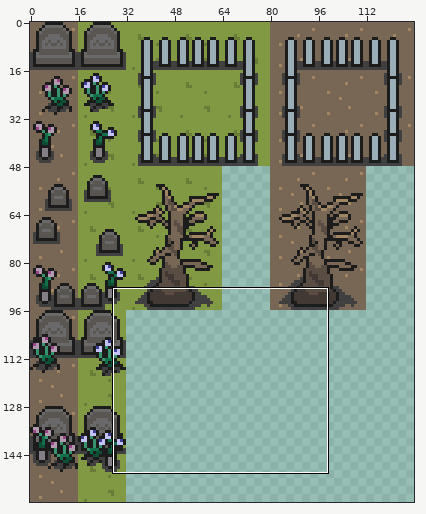
Two states of a pixel-art file, porytiles/islandgame_lumine_valley_of_peace/tileset.aseprite. The picture above shows the old version from afar; the outline marks the close-up.
Close-up. Earlier state:
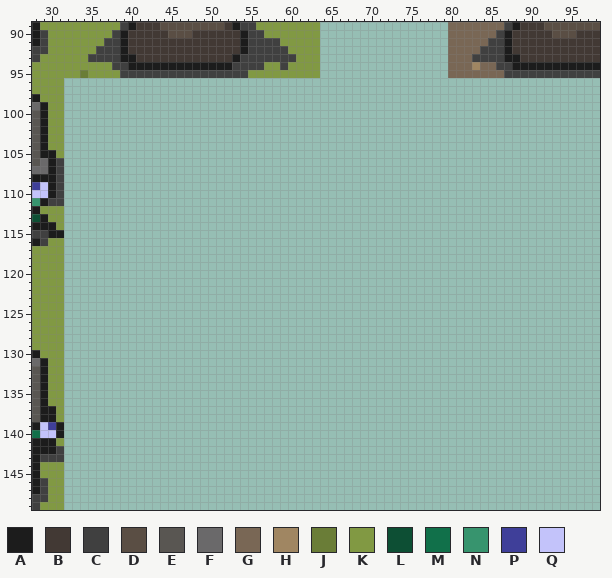
128x160 pixels, 1 frame. Shown: x 28..98, y 89..149.
Visible layers, top first: "middle", "bottom".
Palette (. is transparent): A #1c1c1c  B #423934  C #404040  D #5a4e44  E #595652  F #6a696a  G #796755  H #a08662  J #6a7d37  K #819943  L #0d4f34  M #11704a  N #37946e  P #3f3f99  Q #c3c3fa
Pixels before (only the part around the change), first column x 28:
 89 AKKKKKKKKKKCABBBDDDDDDDDBACCKKKKKKKK................GGGGGGGCABBBDDDDDDD
 90 ACKKKKKKKKCABBBBBDDDBBBBBBACCKKKKKKK................GGGGGGCABBBBBDDDBBB
 91 ACKKKKKKKCCABBBBBBBBBBBBBBACCCCKKKKK................GGGGGCCABBBBBBBBBBB
 92 CCKKKKKKCCCABBBBBBBBBBBBBBACCCCCKKKK................GGGGCCCABBBBBBBBBBB
 93 CKKKKKKCCCCAABBBBBBBBBBBBACCCCCCCKKK................GGGCCCCAABBBBBBBBBB
 94 KKKKKKKKKKCCAAAAAAAAAAAAACCCCKKCKKKK................GGGHGGCCAAAAAAAAAAA
 95 KKKKKKJKKKKCCCCCCCCCCCCCCCCKKKKKKKKK................GGGGGGGCCCCCCCCCCCC
 96 KKKK...................................................................
 97 KKKK...................................................................
 98 AKKK...................................................................
 99 FAKK...................................................................
100 EAKK...................................................................
101 EAKK...................................................................
102 EAKK...................................................................
103 EAKK...................................................................
104 EAKK...................................................................
105 EAAK...................................................................
106 EFAC...................................................................
107 FFAC...................................................................
108 AAAC...................................................................
109 PQAC...................................................................
110 QQAC...................................................................
111 NACC...................................................................
112 AKKK...................................................................
113 LAKK...................................................................
114 AAAK...................................................................
115 CCAA...................................................................
116 ACKK...................................................................
117 KKKK...................................................................
118 KKKK...................................................................
119 KKKK...................................................................
120 KKKK...................................................................
121 KKKK...................................................................
122 KKKK...................................................................
123 KKKK...................................................................
124 KKKK...................................................................
125 KKKK...................................................................
126 KKKK...................................................................
127 KKKK...................................................................
128 KKKK...................................................................
129 KKKK...................................................................
130 AKKK...................................................................
131 FAKK...................................................................
132 EAKK...................................................................
133 EAKK...................................................................
134 EAKK...................................................................
135 EAKK...................................................................
136 EAKK...................................................................
137 EAAK...................................................................
138 EAAK...................................................................
139 AQPA...................................................................
140 MQQA...................................................................
141 AAAK...................................................................
142 AAAC...................................................................
143 ACCC...................................................................
144 AKKK...................................................................
145 AKKK...................................................................
146 ACKK...................................................................
147 ACKK...................................................................
Once edited:
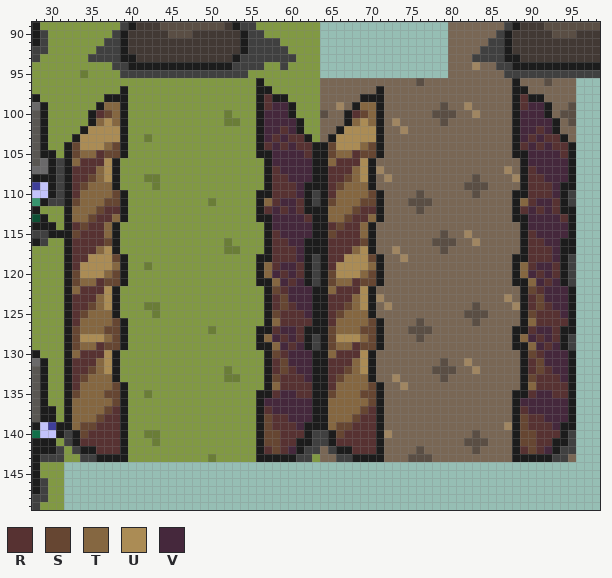
Colours new in this view: R #573232  S #664632  T #856741  U #ab8c55  V #45283c
Edits made:
Changed rows in their new state; - is an unchanged pixel.
Layers "middle", "bottom":
first column x 32:
 96 KKKKKKKKKKKKKKKKKKKKKKKKAKKKKKKKGGGGGGGGGGGGDGGGGGGGGGGGAGGGDGGG
 97 KKKKKKKAKKKKKKKKKKKKKKKKAAKKKKKKGGGGGGGAGGGGGGGGGGGGGGGGAAGGGGGG
 98 KKKKKAAAKKKKKKKKKKKKKKKKARAAKKKKGGGGGAAAGGGGGGGGGGGGGGGGARAAGGGG
 99 KKKKATTAKKKKKKKKKKKKKKKKARVVAKKKGGHGATTAGGGGGGGDGGHGGGGGARVVAGGD
100 KKKARSTAKKKKKKKKKKKKJKKKAVVVAKKKDGGARSTAGGGGGGDDDGGHGGGGAVVVAGDD
101 KKKATUTAKKKKKKKKKKKKJJKKAVVVVAKKGGGATUTAGHGGGGGDGGGGGGGGAVVVVAGD
102 KKAUUUUAKKKKKKKKKKKKKKKKAVVRVAKKGGAUUUUAGGHGGGGGGGGGGGGGAVVRVAGG
103 KAUUUUUAKKJKKKKKKKKKKKKKAVRVRRAKGAUUUUUAGGGGGGGGGGGGGGGGAVRVRRAG
104 ASUUUTSAKKKKKKKKKKKKKKKKARVRVRRAASUUUTSAGGGGGGGGGGGGGGGGARVRVRRA
105 ASTTRSSAKKKKKKKKKKKKKKKKAAVVVVRAASTTRSSAGGGGGGGGGGGGGGGGAAVVVVRA
106 ATRRRUAKKKKKKKKKKKKKKKKKKAVVVVVAATRRRUAGGGGGGGGGGGGGGGGGGAVVVVVA
107 ARRRTUAKKKKKKKKKKKKKKKKKKARVVVVAARRRTUAHGGGGGGGGGGGGGGGHGARVVVVA
108 ARRSTUAKKKJJKKKKKKKKKKKKKARRVVVAARRSTUAGHGGGGGGGGGGDGGGGHARRVVVA
109 ARSTTTAKKKKJKKKKKKKKKKKKKARRRVAAARSTTTAGGGGGGGGGGGDDDGGGGARRRVAA
110 ARTTTTSAKKKKKKKKKKKKKKKKAARRRVACARTTTTSAGGGGDGGGGGGDGGGGAARRRVAC
111 ASTTTSSAKKKKKKKKKKJKKKKKATRVVRACASTTTSSAGGGDDDGGGGGGGGGGATRVVRAC
112 ATTTSRRAKKKKKKKKKKKKKKKKARVRVRAAATTTSRRAGGGGDGGGGGGGGGGGARVRVRAA
113 ATTSRRTAKKKKKKKKKKKKKKKKAAVVVVRAATTSRRTAGGGGGGGGGGGGGGGGAAVVVVRA
114 ARSRRTAKKKKKKKKKKKKKKKKKKAVVVVVAARSRRTAGGGGGGGGGGGGGGGGGGAVVVVVA
115 ASRRRTAKKKKKKKKKKKKKKKKKKARVVVVAASRRRTAGGGGGGGGDGGHGGGGGGARVVVVA
116 ARRRRSAKKKKKKKKKKKKKJKKKKARRVVAAARRRRSAGGGGGGGDDDGGHGGGGGARRVVAA
117 ARRRTUAKKKKKKKKKKKKKJJKKKARRRVAAARRRTUAGGHGGGGGDGGGGGGGGGARRRVAA
118 ARRUUUSAKKKKKKKKKKKKKKKKAARRRVACARRUUUSAGGHGGGGGGGGGGGGGAARRRVAC
119 ARUUUUTAKKJKKKKKKKKKKKKKATRVVRACARUUUUTAGGGGGGGGGGGGGGGGATRVVRAC
120 ASUUUTSAKKKKKKKKKKKKKKKKATVRVRACASUUUTSAGGGGGGGGGGGGGGGGATVRVRAC
121 ASTTRSSAKKKKKKKKKKKKKKKKAATVRVACASTTRSSAGGGGGGGGGGGGGGGGAATVRVAC
122 ATRRRUAKKKKKKKKKKKKKKKKKKASRVVVAATRRRUAGGGGGGGGGGGGGGGGGGASRVVVA
123 ARRRTUAKKKKKKKKKKKKKKKKKKARSVVVAARRRTUAHGGGGGGGGGGGGGGGHGARSVVVA
124 ARRSTUAKKKJJKKKKKKKKKKKKKARSRVVAARRSTUAGHGGGGGGGGGGDGGGGHARSRVVA
125 ARSTTTAKKKKJKKKKKKKKKKKKKASRRRVAARSTTTAGGGGGGGGGGGDDDGGGGASRRRVA
126 ARTTTTSAKKKKKKKKKKKKKKKKKATRRRRAARTTTTSAGGGGDGGGGGGDGGGGGATRRRRA
127 ASTTTSSAKKKKKKKKKKJKKKKKAARVVRAAASTTTSSAGGGDDDGGGGGGGGGGAARVVRAA
128 ASUUUTSAKKKKKKKKKKKKKKKKATVRVRACASUUUTSAGGGGDGGGGGGGGGGGATVRVRAC
129 ASTTRSSAKKKKKKKKKKKKKKKKAATVRVACASTTRSSAGGGGGGGGGGGGGGGGAATVRVAC
130 ATRRRUAKKKKKKKKKKKKKKKKKKASRVVVAATRRRUAGGGGGGGGGGGGGGGGGGASRVVVA
131 ARRRTUAKKKKKKKKKKKKKKKKKKARSVVVAARRRTUAGGGGGGGGDGGHGGGGGGARSVVVA
132 ARRSTUAKKKKKKKKKKKKKJKKKKARSRVVAARRSTUAGGGGGGGDDDGGHGGGGGARSRVVA
133 ARSTTTAKKKKKKKKKKKKKJJKKKASRRRVAARSTTTAGGHGGGGGDGGGGGGGGGASRRRVA
134 ARTTTTSAKKKKKKKKKKKKKKKKKATRRRRAARTTTTSAGGHGGGGGGGGGGGGGGATRRRRA
135 ASTTTSSAKKJKKKKKKKKKKKKKAARVVRRAASTTTSSAGGGGGGGGGGGGGGGGAARVVRRA
136 ATTTTTSAKKKKKKKKKKKKKKKKAVVVVVVAATTTTTSAGGGGGGGGGGGGGGGGAVVVVVVA
137 ATTTTSRAKKKKKKKKKKKKKKKKARVVVVVAATTTTSRAGGGGGGGGGGGGGGGGARVVVVVA
138 ATTTSRRAKKKKKKKKKKKKKKKKASRRVVVAATTTSRRAGGGGGGGGGGGGGGGGASRRVVVA
139 ATSSRRRAKKKKKKKKKKKKKKKKASRRRVAAATSSRRRAGGGGGGGGGGGGGGGHASRRRVAA
140 CASRRRRAKKJJKKKKKKKKKKKKASSRRRACCASRRRRAHGGGGGGGGGGDGGGGASSRRRAC
141 CARRRRRAKKKJKKKKKKKKKKKKASSRRAACCARRRRRAGGGGGGGGGGDDDGGGASSRRAAC
142 KCAARRRAKKKKKKKKKKKKKKKKARSRVACCGCAARRRAGGGGDGGGGGGDGGGGARSRVACC
143 KKCCAAAAKKKKKKKKKKJKKKKKAAAAACCKGGCCAAAAGGGDDDGGGGGGGGGGAAAAACCG
Boxes around the changes in both close-ups, in picture pixels (x1, y1, x2, y2):
added: (64, 78, 576, 462)
